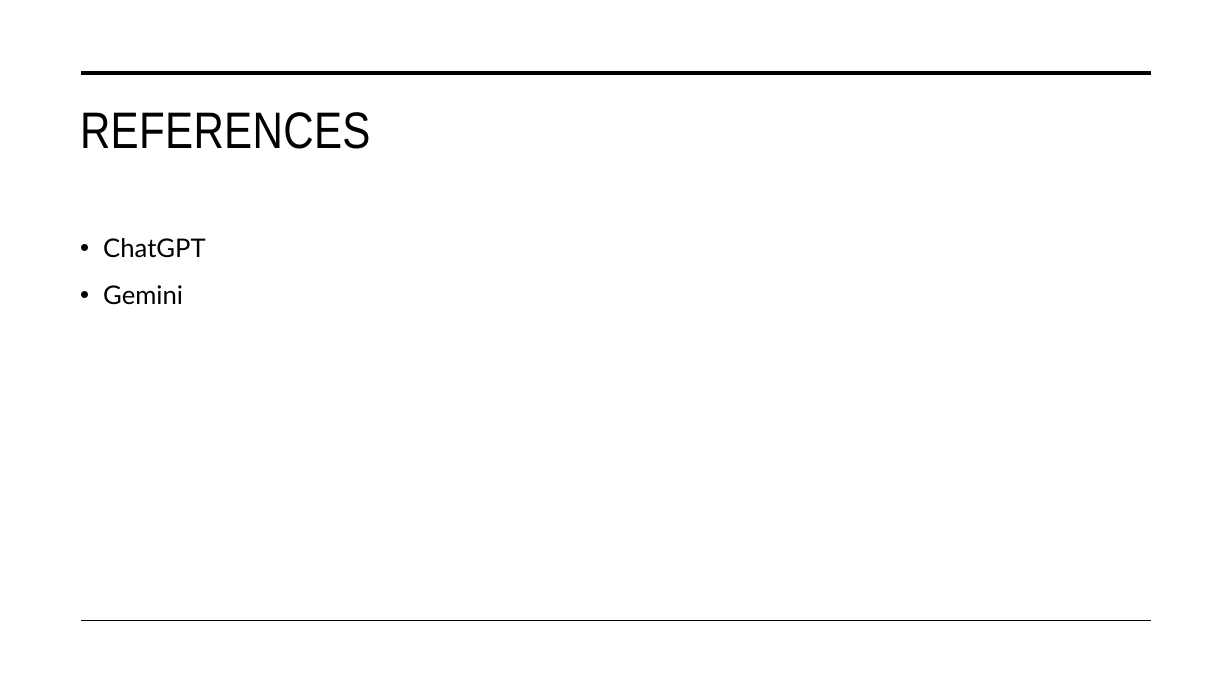
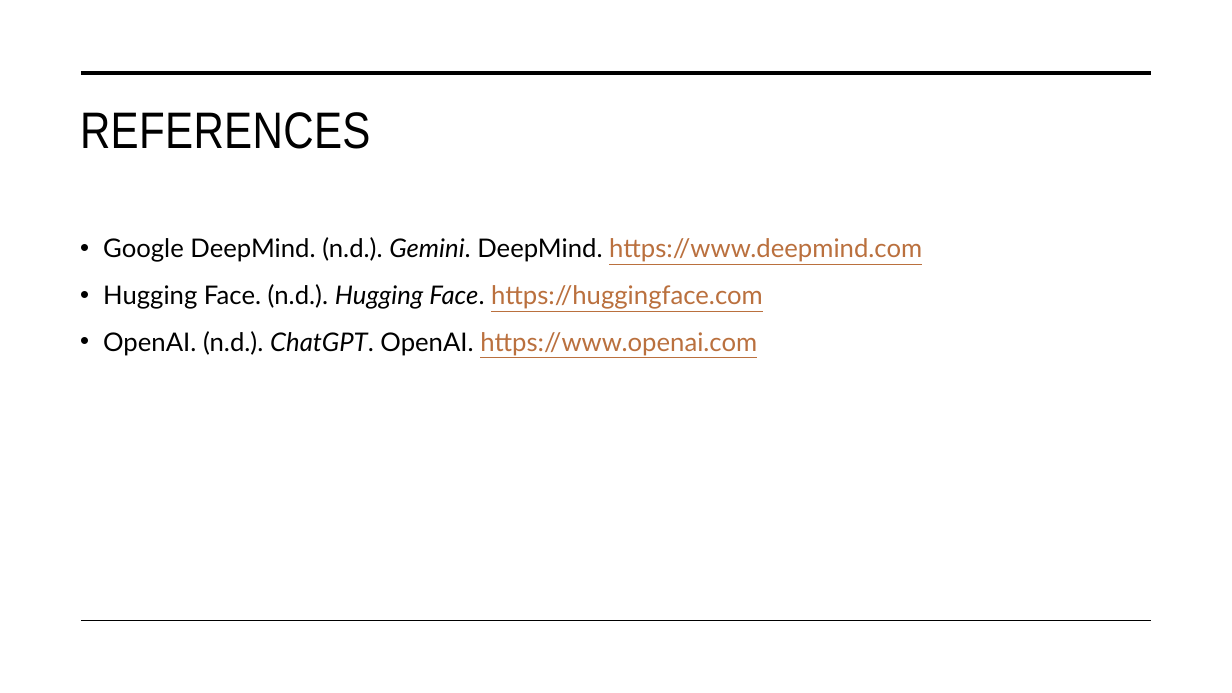
Before and after one commit to Thang20229549/data-science-final, a slide deck: slide 22 of Final Data Science.pptx. Drawn at 1232x693 pixels with LibreOffice and Linux fonts; fonts in the diff are those of the drawing. Boxes give left, top, right and bottom in pixels: in the first picture for what was removed or moved away, otherwise in the second. Text is boxed around its words. In the diff, an @@ line names an element or a change of style, - is before the commit and + after.

```diff
--- a/Final Data Science.pptx
+++ b/Final Data Science.pptx
@@ text at box(103, 237, 922, 356): text changed @@
-• ChatGPT
-• Gemini
+• Google DeepMind. (n.d.). Gemini. DeepMind. https://www.deepmind.com
+• Hugging Face. (n.d.). Hugging Face. https://huggingface.com
+• OpenAI. (n.d.). ChatGPT. OpenAI. https://www.openai.com
```
Also in this commit, not shown: 1 other slide changed.
